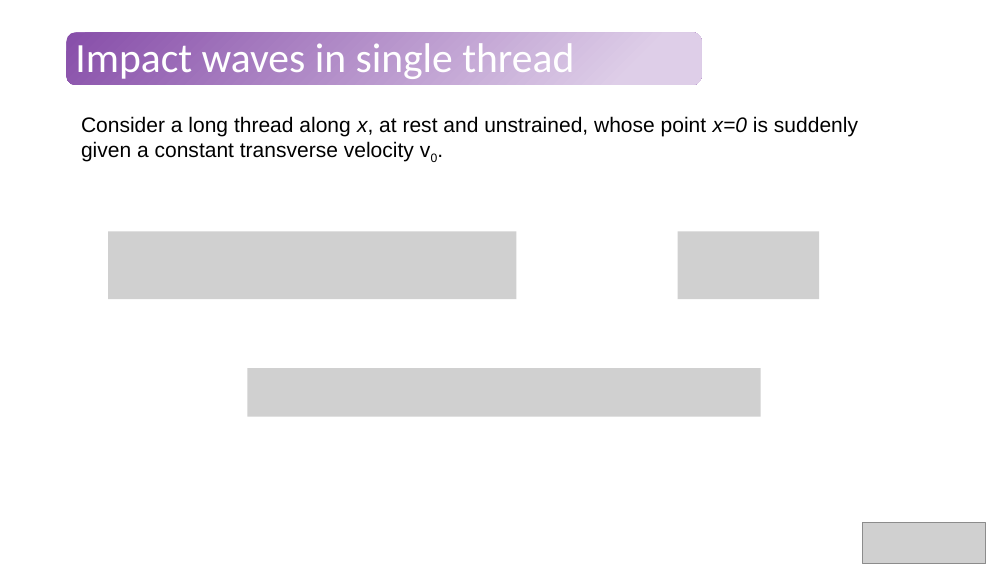
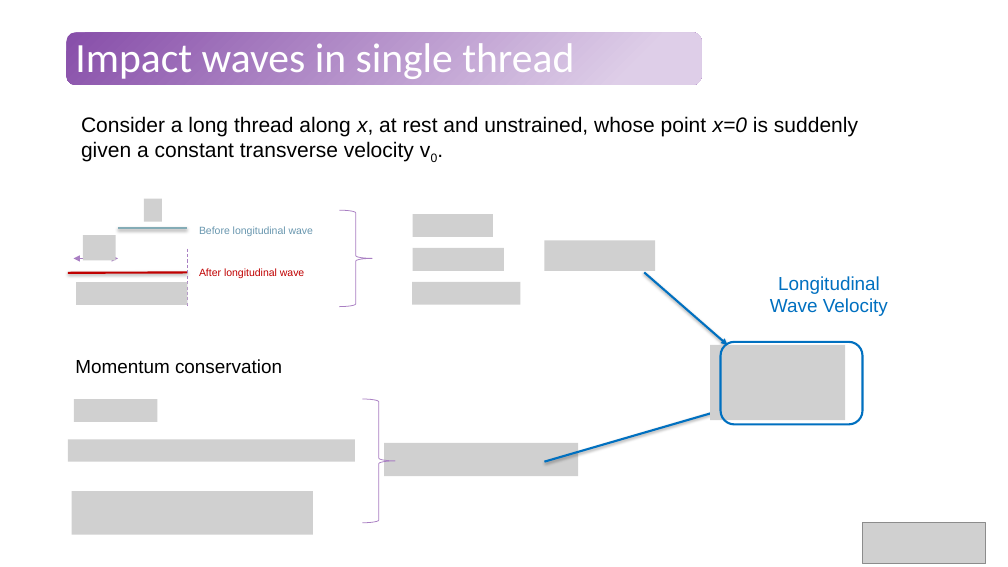
Before and after one commit to Tavi681/PoliPhysics, a slide deck: slide 5 of Tema 2/paper/Tema2.pptx (slide 4 before the commit). Drawn at 1008x567 pixels with LibreOffice and Linux fonts; fonts in the diff are those of the drawing; grey boxes stand for pictures. Boxes give left, top, right and bottom in pixels: in the first picture for what was removed or moved away, otherwise in the second. Text is boxed around its words. In the diff, an @@ line names an element or a change of style, - is before the commit and + after.

```diff
--- a/Tema 2/paper/Tema2.pptx
+++ b/Tema 2/paper/Tema2.pptx
@@ picture added at [144, 199, 162, 222] @@
@@ picture added at [83, 235, 116, 261] @@
@@ picture removed at [108, 231, 516, 299] @@
@@ line added from (118, 228) to (188, 228), #84ACB6 2 pt @@
@@ text added at [199, 226, 313, 236], 10 pt, text #6997AF @@
+Before longitudinal wave
@@ right brace added at [340, 210, 372, 307], outline #AA7FC3 0.75 pt @@
@@ picture added at [413, 214, 493, 237] @@
@@ picture removed at [678, 231, 819, 299] @@
@@ double arrow added from (73, 259) to (118, 259), #AA7FC3 0.75 pt @@
@@ line added from (188, 249) to (188, 307), #AA7FC3 0.75 pt dashed @@
@@ text added at [199, 268, 304, 278], 10 pt, text #C00000 @@
+After longitudinal wave
@@ picture added at [413, 248, 504, 271] @@
@@ picture added at [544, 240, 655, 271] @@
@@ line added from (68, 273) to (188, 272), #C00000 2 pt @@
@@ picture added at [76, 282, 188, 305] @@
@@ picture added at [412, 282, 520, 305] @@
@@ arrow added from (644, 272) to (727, 345), #0070C0 2 pt @@
@@ text added at [770, 276, 888, 316], 18 pt, text #0070C0 @@
+Longitudinal Wave Velocity
@@ picture added at [710, 345, 845, 420] @@
@@ rounded rectangle added at [721, 342, 863, 424], outline #0070C0 2 pt @@
@@ picture removed at [247, 368, 761, 417] @@
@@ right brace added at [362, 399, 395, 523], outline #AA7FC3 0.75 pt @@
@@ arrow added from (544, 462) to (721, 411), #0070C0 2 pt @@
@@ picture added at [384, 443, 578, 476] @@
@@ group added at [68, 359, 355, 535]: 3 pictures, 1 text @@
+Momentum conservation
```
Also in this commit, not shown: 7 slides added.
